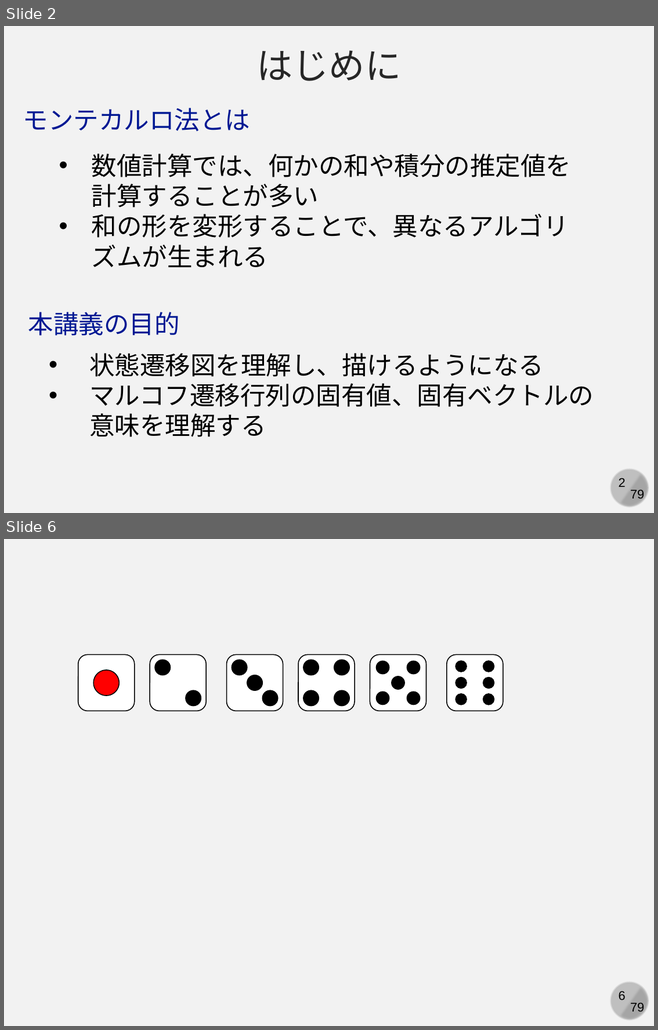
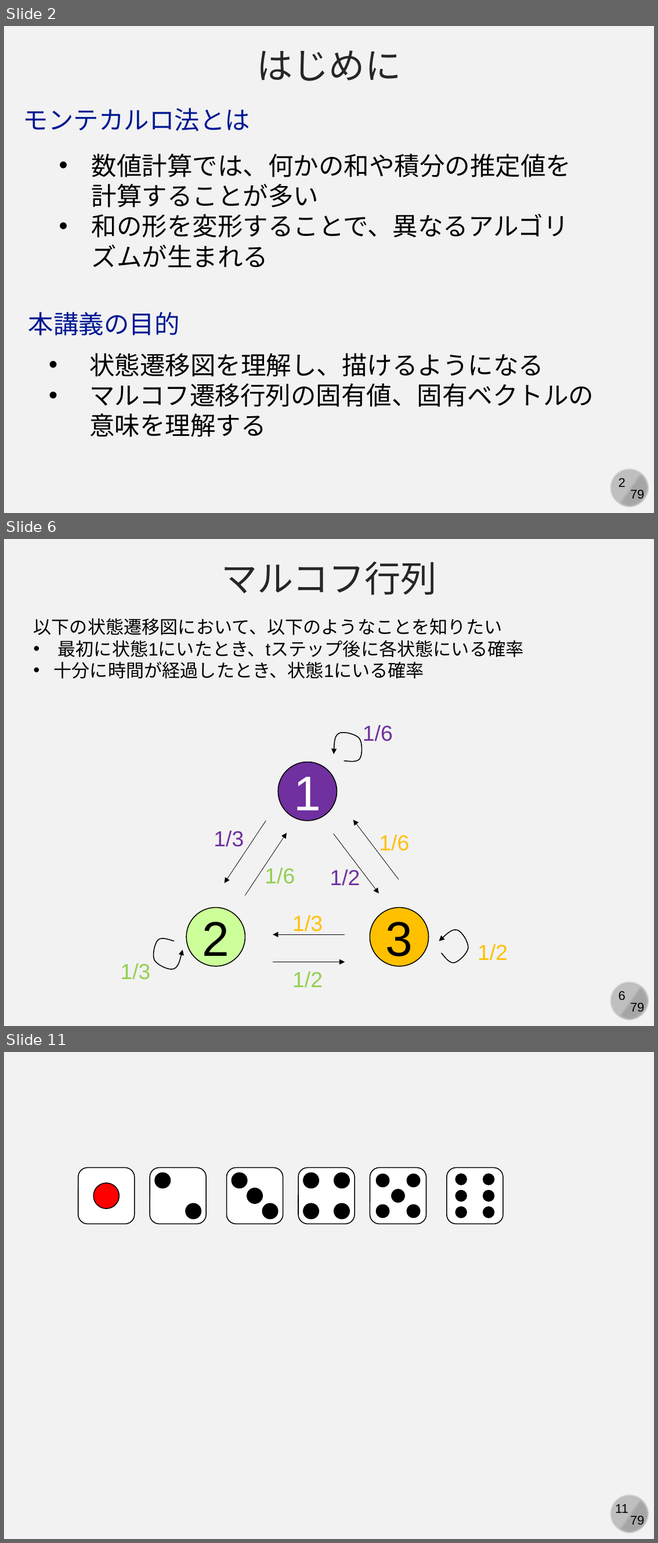
Before and after one commit to kaityo256/simulation_engineering, a slide deck: markov_chain/markov.pptx. Shown one above the other, each under a label of ours: slides 2 and 6 before the commit, slides 2, 6 and 11 after it; the slides between them are not shown. The pictures are 658x1030 and 658x1543 pixels, drawn with LibreOffice and Linux fonts; fonts in the diff are those of the drawing. Boxes give left, top, right and bottom in pixels: in the first picture for what was removed or moved away, otherwise in the second. Text is boxed around its words. In the diff, an @@ line names an element or a change of style, - is before the commit and + after.

```diff
--- a/markov_chain/markov.pptx
+++ b/markov_chain/markov.pptx
@@ slide 6 added at <box>4,539,654,1026</box>, background #F2F2F2; not listed: 4 template elements that a slide beside it also shows @@
@@ text added at <box>221,562,437,595</box>, 40 pt, text #262626 @@
+マルコフ行列
@@ text added at <box>34,618,524,679</box>, 20 pt, text #000000 @@
+以下の状態遷移図において、以下のようなことを知りたい
+• 最初に状態1にいたとき、tステップ後に各状態にいる確率
+• 十分に時間が経過したとき、状態1にいる確率
@@ group added at <box>121,725,507,988</box>: 9 texts, 6 arrows, 3 ellipses, 3 freeform shapes @@
+1
+2
+3
+1/6
+1/3
+1/2
+1/3
+1/2
+1/6
+1/2
+1/6
+1/3
@@ what was slide 6 is now slide 11 @@
@@ page number at <box>615,1504,628,1513</box>: text changed @@
-6
+11
```
Also in this commit, not shown: 3 slides changed, 4 other slides added.
